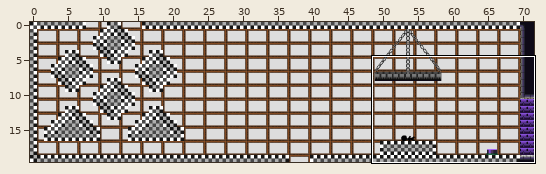
Level history. Tiled map: Assets/maps/HubRooms/2 - Lower Class Rooms/Great Hall.tmx. Above, an overview of the earlier version with the close-up marked.
Close-up. Before the edit:
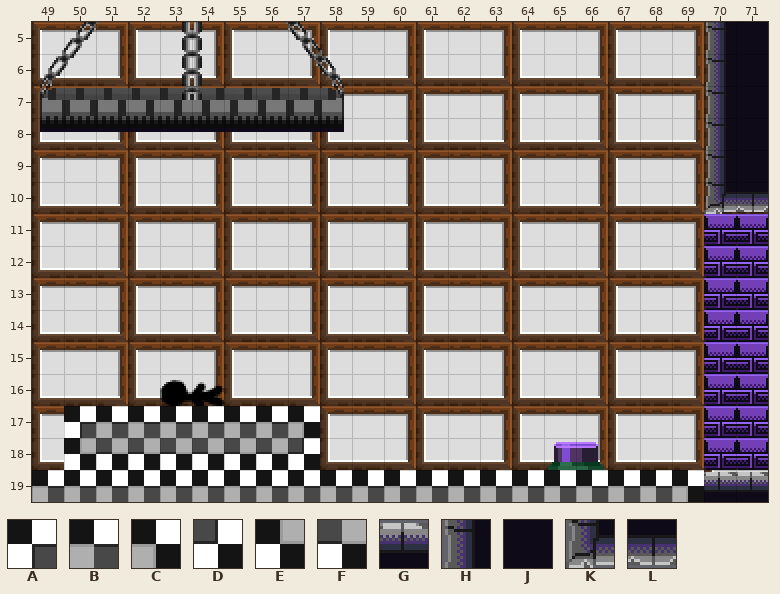
Cells are 16x16 px. Shown: x 49..71, y 5..19.
Key: from "Checkboard tileset": A 0, B 1, C 2, D 3, E 4, F 11; from "jail_block": G 1, H 8, J 9, K 16, L 17.
_ is an empty cell.
Layers that did not change in this view are not listed.
Layer "ground" before, first column x 49:
 5 _____________________HJ
 6 _____________________HJ
 7 _____________________HJ
 8 _____________________HJ
 9 _____________________HJ
10 _____________________KL
11 _______________________
12 _______________________
13 _______________________
14 _______________________
15 _______________________
16 _______________________
17 _ABBBBBBC______________
18 _EFFFFFFD______________
19 BBBBBBBBBBBBBBBBBBBBCGG
New version:
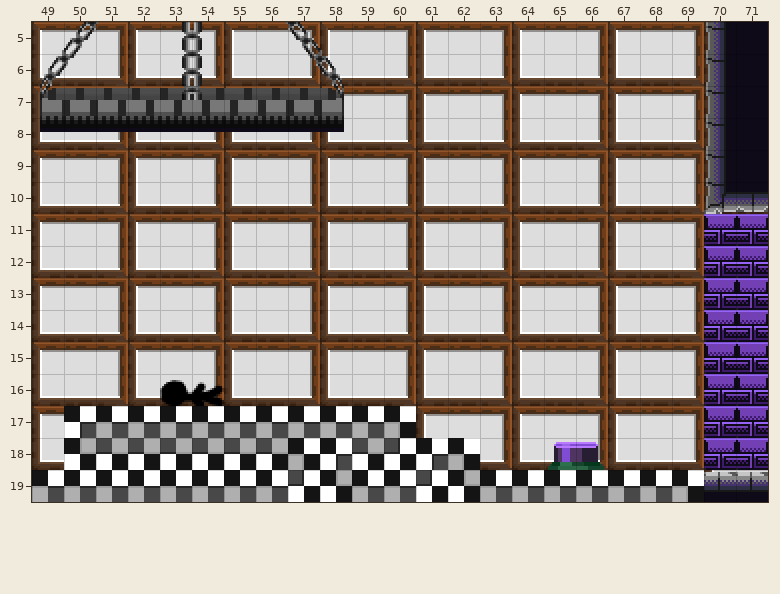
Diff:
Changed rows in their new state; . is an unchanged cell.
Layer "ground":
first column x 57:
17 BBBC..
18 CAFDAC
19 DE..DE
Pixel boxes of the changes (left, top, right, bottom) in both close-ups:
changed: (288, 406, 480, 502)
